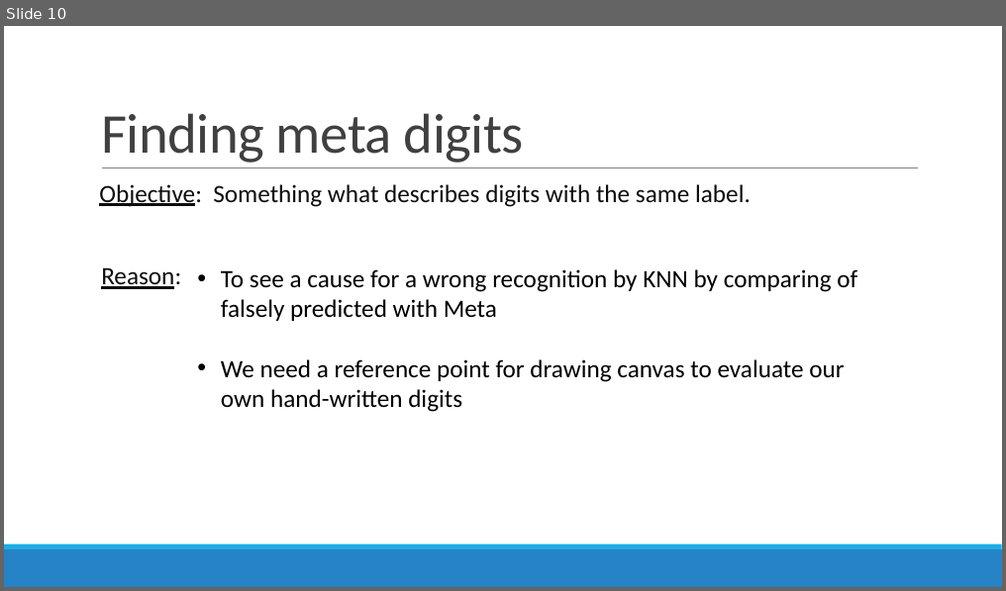
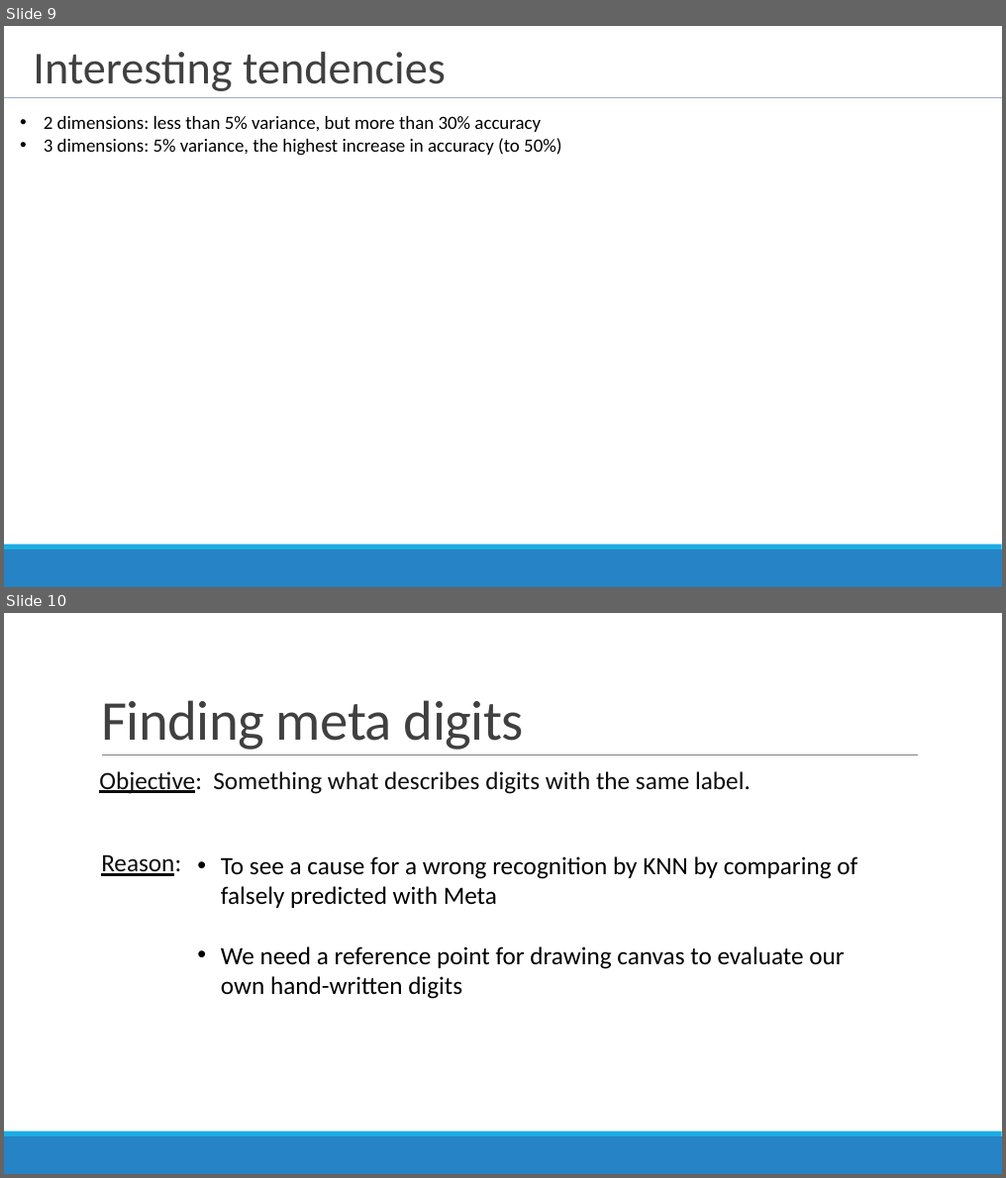
Before and after one commit to datascience-mobi/project-03-group-01, a slide deck: presentation_digit_recog2.pptx. Shown one above the other, each under a label of ours: slide 10 before the commit, slides 9 and 10 after it. The pictures are 1006x591 and 1006x1178 pixels, drawn with LibreOffice and Linux fonts; fonts in the diff are those of the drawing. Boxes give left, top, right and bottom in pixels: in the first picture for what was removed or moved away, otherwise in the second. Text is boxed around its words. In the diff, an @@ line names an element or a change of style, - is before the commit and + after.

```diff
--- a/presentation_digit_recog2.pptx
+++ b/presentation_digit_recog2.pptx
@@ slide 9 added at bbox=[4, 26, 1002, 587], background #FFFFFF; not listed: 2 template elements that a slide beside it also shows @@
@@ text added at bbox=[33, 52, 446, 91], 44 pt, text #404040 @@
+Interesting tendencies
@@ line added from (4, 98) to (1002, 98), #A1ABD0 1 pt @@
@@ text added at bbox=[44, 116, 561, 156], 18 pt, text #000000 @@
+• 2 dimensions: less than 5% variance, but more than 30% accuracy
+• 3 dimensions: 5% variance, the highest increase in accuracy (to 50%)
```
Also in this commit, not shown: 1 slide changed, 1 slide removed.
